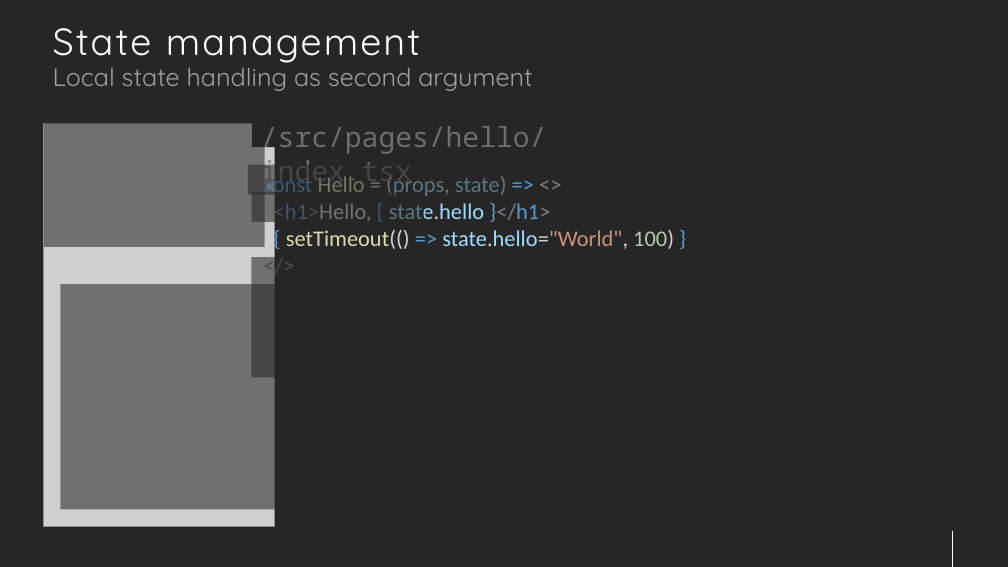
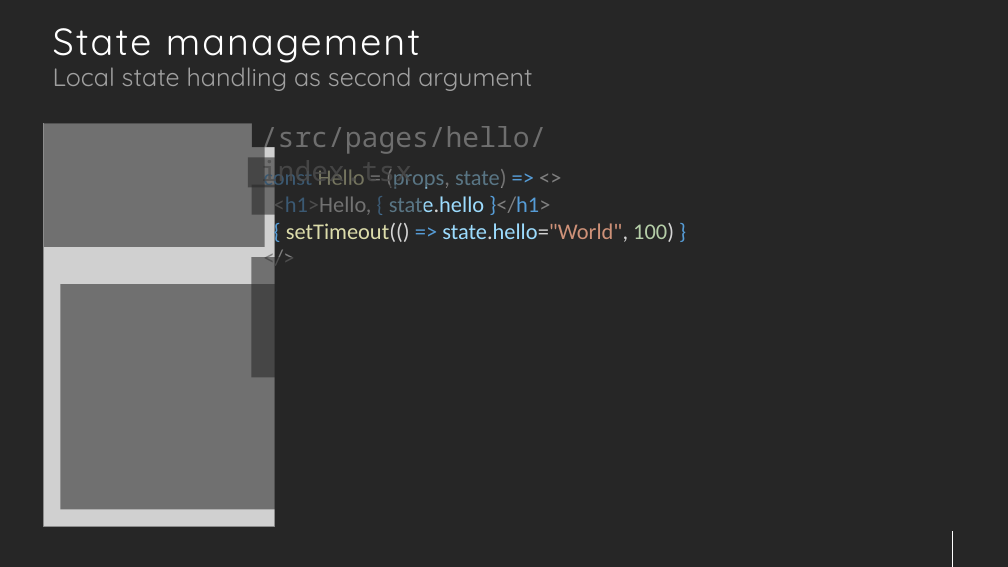
Before and after one commit to jsenaribeiro/react-away, a slide deck: slide 6 of doc/slides/tutorial.pptx (slide 7 before the commit). Drawn at 1008x567 pixels with LibreOffice and Linux fonts; fonts in the diff are those of the drawing; grey boxes stand for pictures. Boxes give left, top, right and bottom in pixels: in the first picture for what was removed or moved away, otherwise in the second. Text is boxed around its words. In the diff, an @@ line names an element or a change of style, - is before the commit and + after.

Commit message:
slides

```diff
--- a/doc/slides/tutorial.pptx
+++ b/doc/slides/tutorial.pptx
@@ 3 rectangles, 1 text: place and size @@
-3 rectangles, 1 text at (248, 165, 723, 249)
+3 rectangles, 1 text at (248, 157, 723, 242)
```
Also in this commit, not shown: 2 other slides changed, 2 slides removed.
